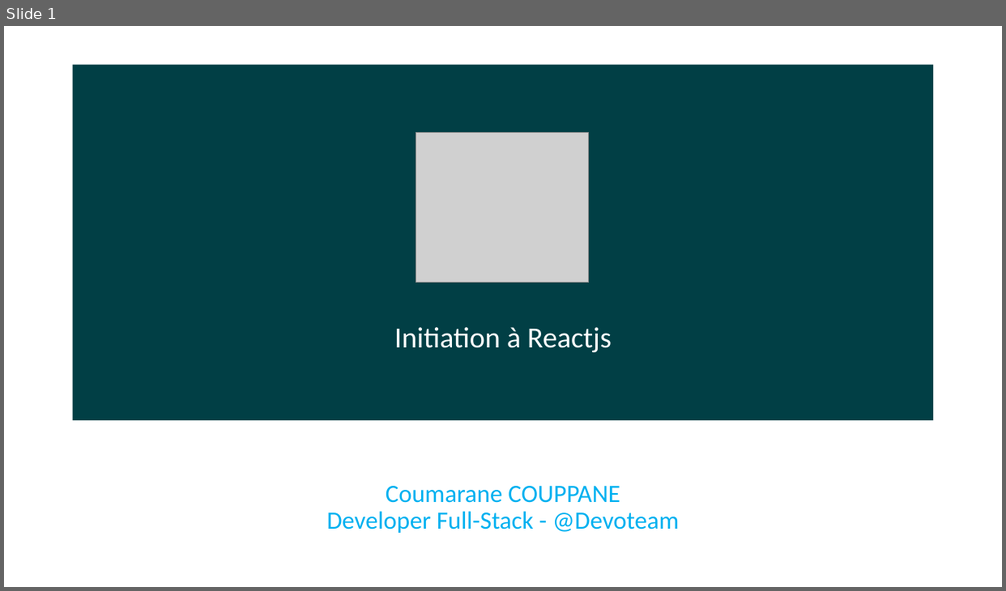
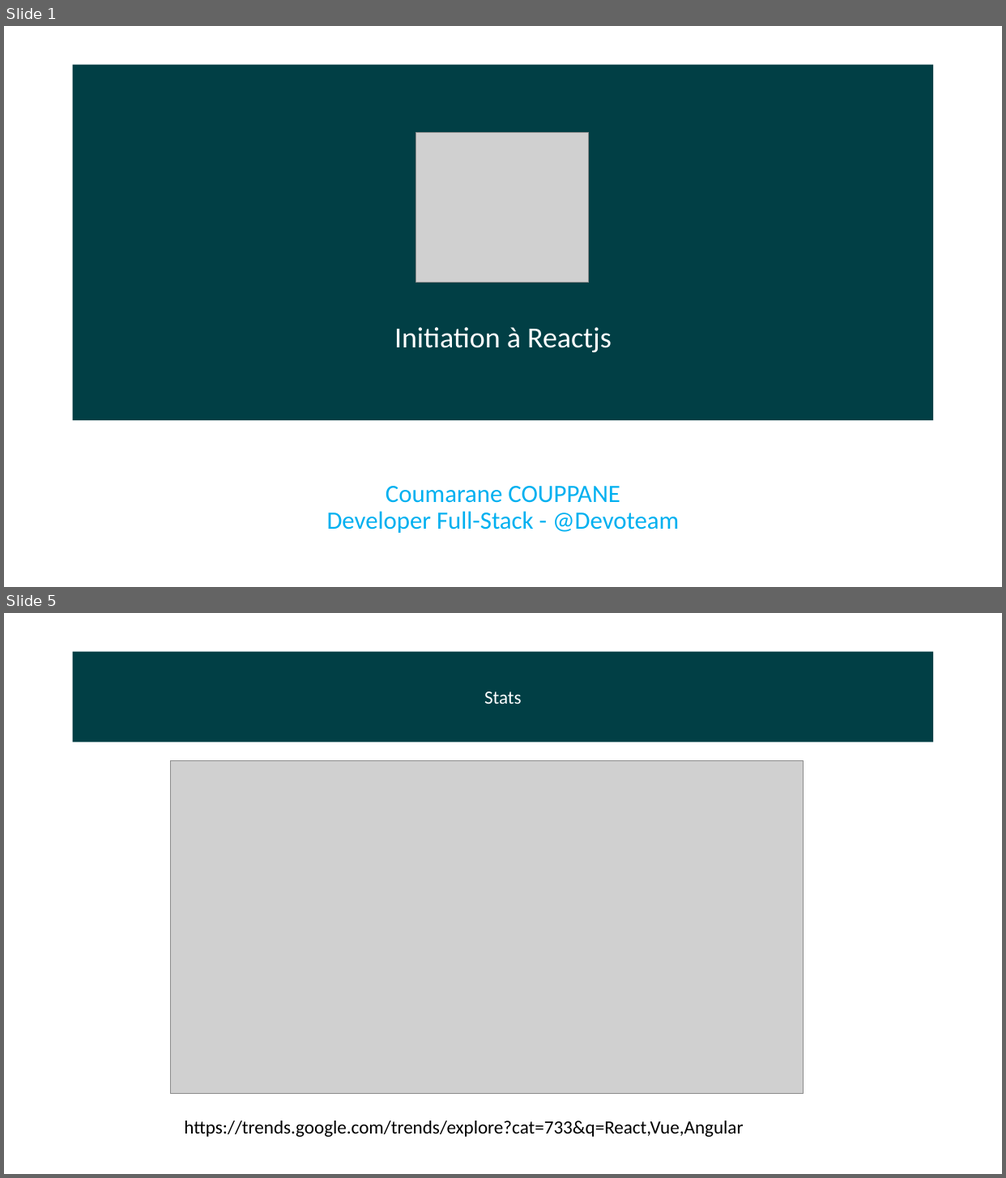
Before and after one commit to coumarane/react-typescript-starter, a slide deck: Initiation à Reactjs.pptx. Shown one above the other, each under a label of ours: slide 1 before the commit, slides 1 and 5 after it; the slides between them are not shown. The pictures are 1006x591 and 1006x1178 pixels, drawn with LibreOffice and Linux fonts; fonts in the diff are those of the drawing; grey boxes stand for pictures. Boxes give left, top, right and bottom in pixels: in the first picture for what was removed or moved away, otherwise in the second. Text is boxed around its words. In the diff, an @@ line names an element or a change of style, - is before the commit and + after.

```diff
--- a/Initiation à Reactjs.pptx
+++ b/Initiation à Reactjs.pptx
@@ slide 5 added at [4,613,1002,1174], background #FFFFFF @@
@@ rectangle added at [73,652,934,743], fill #013F45, 18 pt, text #FFFFFF @@
+Stats
@@ picture added at [170,760,803,1093] @@
@@ text added at [184,1121,743,1137], 18 pt, text #000000 @@
+https://trends.google.com/trends/explore?cat=733&q=React,Vue,Angular
```
Also in this commit, not shown: 3 slides changed, 15 other slides added, 1 slide removed.
